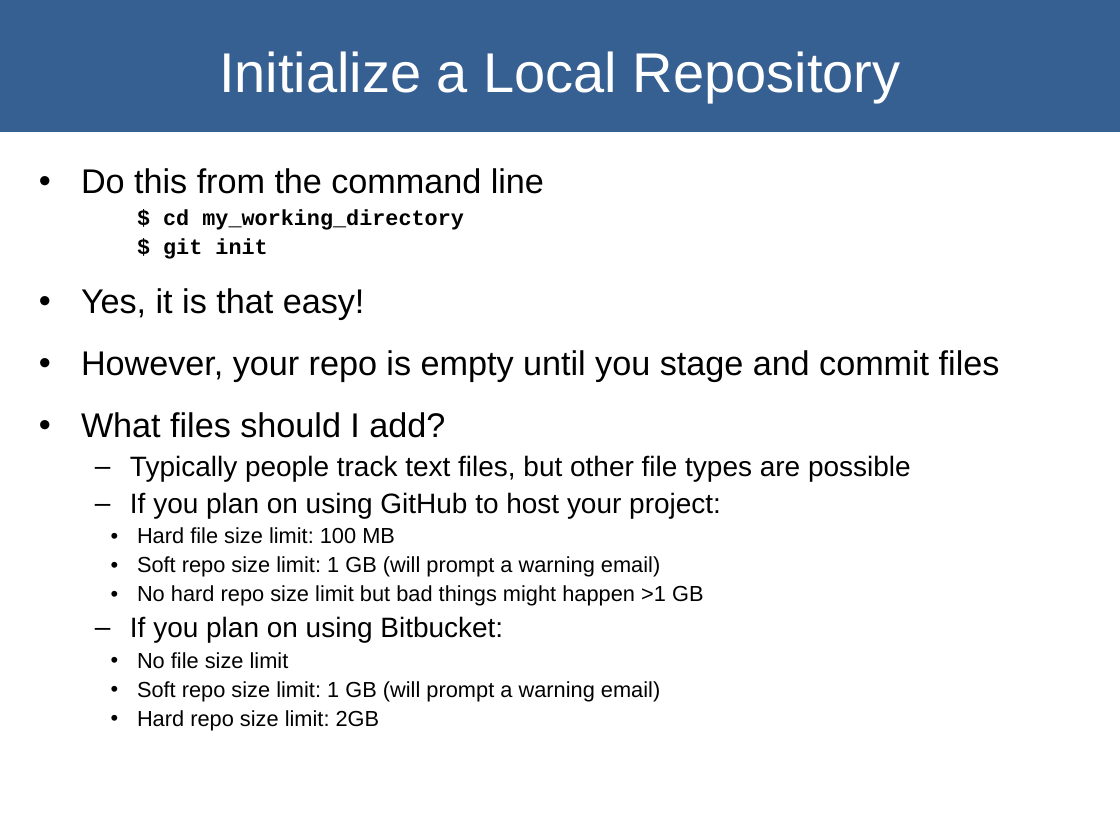
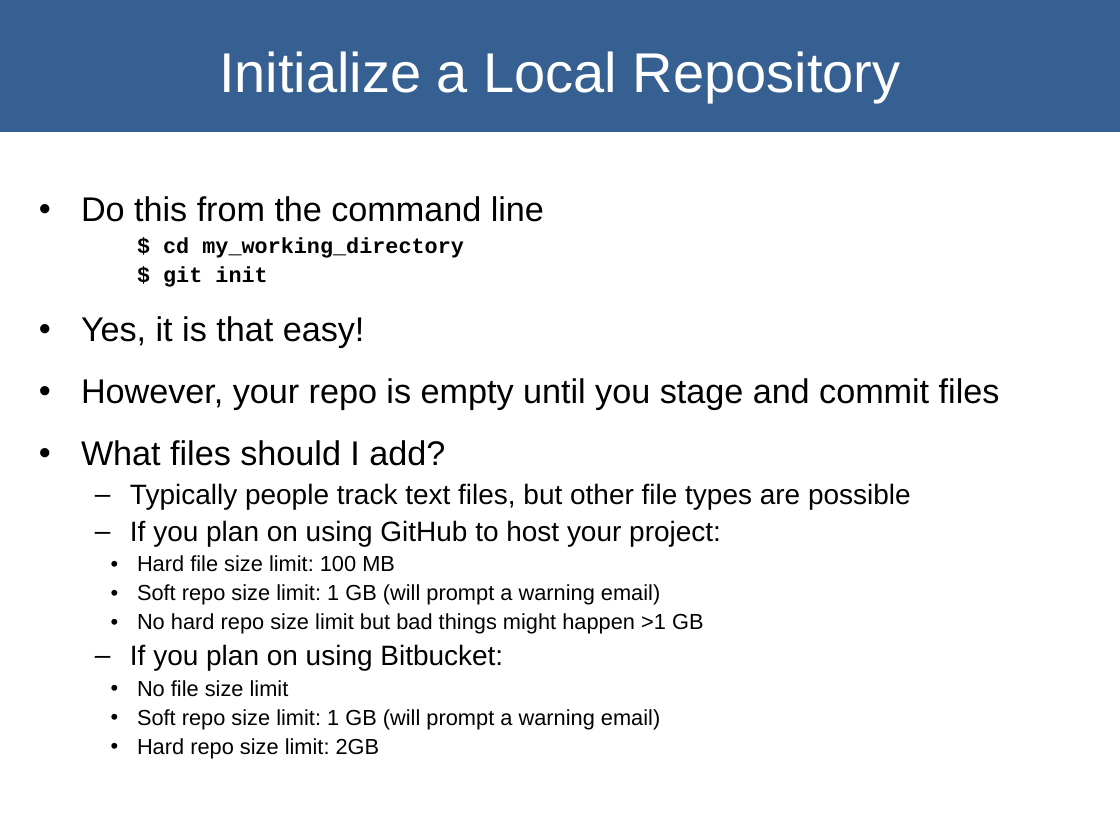
Before and after one commit to lizziel/git_presentation, a slide deck: slide 11 of git_presentation_GSF_26Apr2018.ppt. Drawn at 1120x840 pixels with LibreOffice and Linux fonts; fonts in the diff are those of the drawing. Boxes give left, top, right and bottom in pixels: in the first picture for what was removed or moved away, otherwise in the second. Text is boxed around its words. In the diff, an @@ line names an element or a change of style, - is before the commit and + after.

```diff
--- a/git_presentation_GSF_26Apr2018.ppt
+++ b/git_presentation_GSF_26Apr2018.ppt
@@ text "Do this from the command ...": place and size @@
-text "Do this from the command ..." at (81,168,1000,730)
+text "Do this from the command ..." at (81,196,1000,758)
```
Also in this commit, not shown: 5 other slides changed, 2 slides added.
